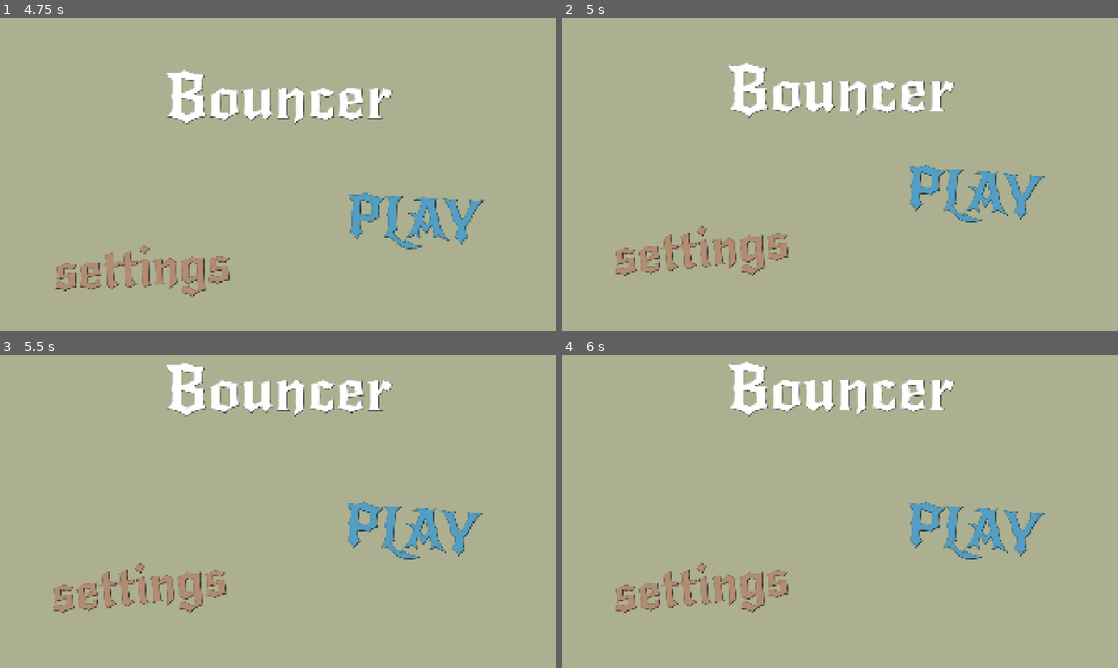
Above: before the commit, frames 1-4 (two rows, left to right).
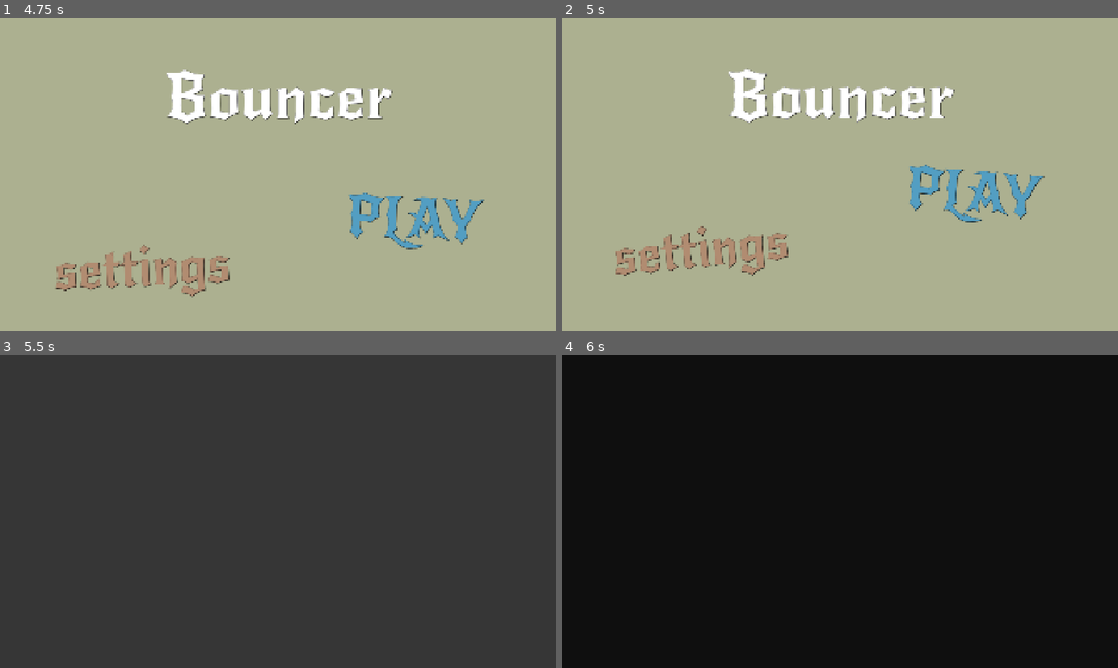
Above: after the commit, the same moments.

Repository: scattercat-123/Bouncer-FPS
Game: Godot game, scene res://assets/scenes/menu.tscn
Same seed, same stepped clock (60 frames per second), same inputs: the game is played once before the commit and once after it.
Inputs (mouse positions are in pixels of both pictures, inside the frame that each line leads up to):
- Up to frame 1 (4.75 s): tap Enter (ui_accept) at 0.5, 0.77, 1.52, 3.02, 3.77, 4.52 s; move the mouse to (400, 158) at 0.52 s; hold Right (ui_right) 0.53-1.28 s; click (400, 158) at 0.67 s; move the mouse to (166, 190) at 1.27 s; hold Down (ui_down) 1.28-2.03 s; click (166, 190) at 1.42 s; move the mouse to (333, 105) at 2.02 s; hold Right (ui_right) 2.03-2.78 s; click (333, 105) at 2.17 s; move the mouse to (250, 237) at 2.77 s; hold Up (ui_up) 2.78-3.53 s; click (250, 237) at 2.92 s; move the mouse to (444, 221) at 3.52 s; hold Left (ui_left) from 3.53 s (still down); click (444, 221) at 3.67 s; move the mouse to (111, 127) at 4.27 s; click (111, 127) at 4.42 s
- Up to frame 2 (5 s): keep holding Left (ui_left)
- Up to frame 3 (5.5 s): move the mouse to (305, 511) at 5.02 s; release Left (ui_left) at 5.03 s; hold Down (ui_down) from 5.03 s (still down); click (305, 511) at 5.17 s
- Up to frame 4 (6 s): move the mouse to (756, 433) at 5.77 s; release Down (ui_down) at 5.78 s; hold Right (ui_right) from 5.78 s (still down); click (756, 433) at 5.92 s

Frame 1 is identical in both runs. In frame 2, 2.4% of the frame differs, in the area x 30-71%, y 14-34%; in frame 3, 100%; in frame 4, 100%, in the area x 0-100%, y 0-100%.

Commit message:
changes

Diff:
--- a/assets/scenes/menu.tscn
+++ b/assets/scenes/menu.tscn
@@ -327,10 +327,11 @@
 offset_left = 226.00003
 offset_top = 1101.0
 offset_right = 1011.0
-offset_bottom = 1372.9998
+offset_bottom = 1372.9999
 grow_horizontal = 2
 grow_vertical = 2
 rotation = 0.3553058
+mouse_filter = 0
 theme_override_colors/font_color = Color(0.69493186, 0.5468897, 0.44243902, 1)
 theme_override_colors/font_shadow_color = Color(0, 0, 0, 1)
 theme_override_colors/font_outline_color = Color(0, 0, 0, 1)
@@ -353,6 +354,7 @@
 grow_horizontal = 2
 grow_vertical = 2
 rotation = -0.17311127
+mouse_filter = 0
 theme_override_colors/font_color = Color(0.324315, 0.6206759, 0.7611901, 1)
 theme_override_colors/font_shadow_color = Color(0, 0, 0, 1)
 theme_override_colors/font_outline_color = Color(0, 0, 0, 1)
--- a/assets/scripts/menu.gd
+++ b/assets/scripts/menu.gd
@@ -1,24 +1,21 @@
 extends Node2D
 @onready var bouncer: Label = $bouncer
 @onready var animation_player: AnimationPlayer = $AnimationPlayer
-
-func _ready() -> void:
-	pass
-
-func _process(delta: float) -> void:
-	pass
 
 func _on_settings_gui_input(event: InputEvent) -> void:
 	if event is InputEventMouseButton and event.is_pressed():
 		pass
 
 func _on_play_gui_input(event: InputEvent) -> void:
-	animation_player.play("close")
-	await animation_player.is_playing()
-	get_tree().change_scene_to_file("res://assets/scenes/main.tscn")
+	if event is InputEventMouseButton and event.is_pressed():
+		animation_player.play("close")
+		$butttons.visible = false
+		$bouncer.visible = false
+		await animation_player.animation_finished
+		get_tree().change_scene_to_file("res://assets/scenes/main.tscn")
 
 func _on_animation_player_animation_finished(anim_name: StringName) -> void:
 	var tween = create_tween()
 	tween.set_loops()
-	tween.tween_property(bouncer, "position:y", position.y - 20, 0.2).set_ease(Tween.EASE_OUT).set_trans(Tween.TRANS_QUAD)
-	tween.tween_property(bouncer, "position:y", position.y, 0.2).set_ease(Tween.EASE_IN).set_trans(Tween.TRANS_QUAD)
+	tween.tween_property(bouncer, "position:y", -40, 0.5).as_relative().set_ease(Tween.EASE_OUT).set_trans(Tween.TRANS_QUAD)
+	tween.tween_property(bouncer, "position:y", 40, 0.5).as_relative().set_ease(Tween.EASE_IN).set_trans(Tween.TRANS_QUAD)
